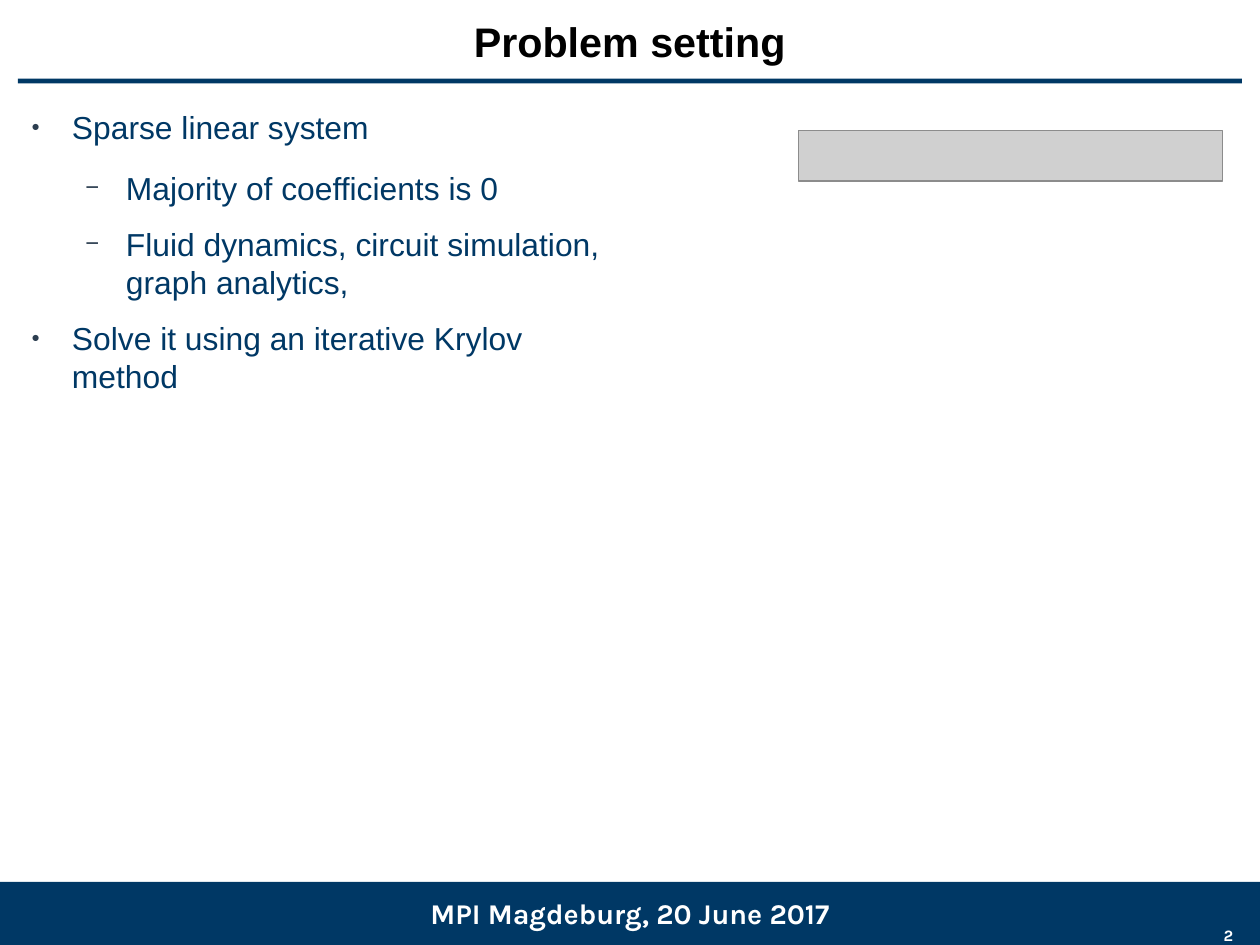
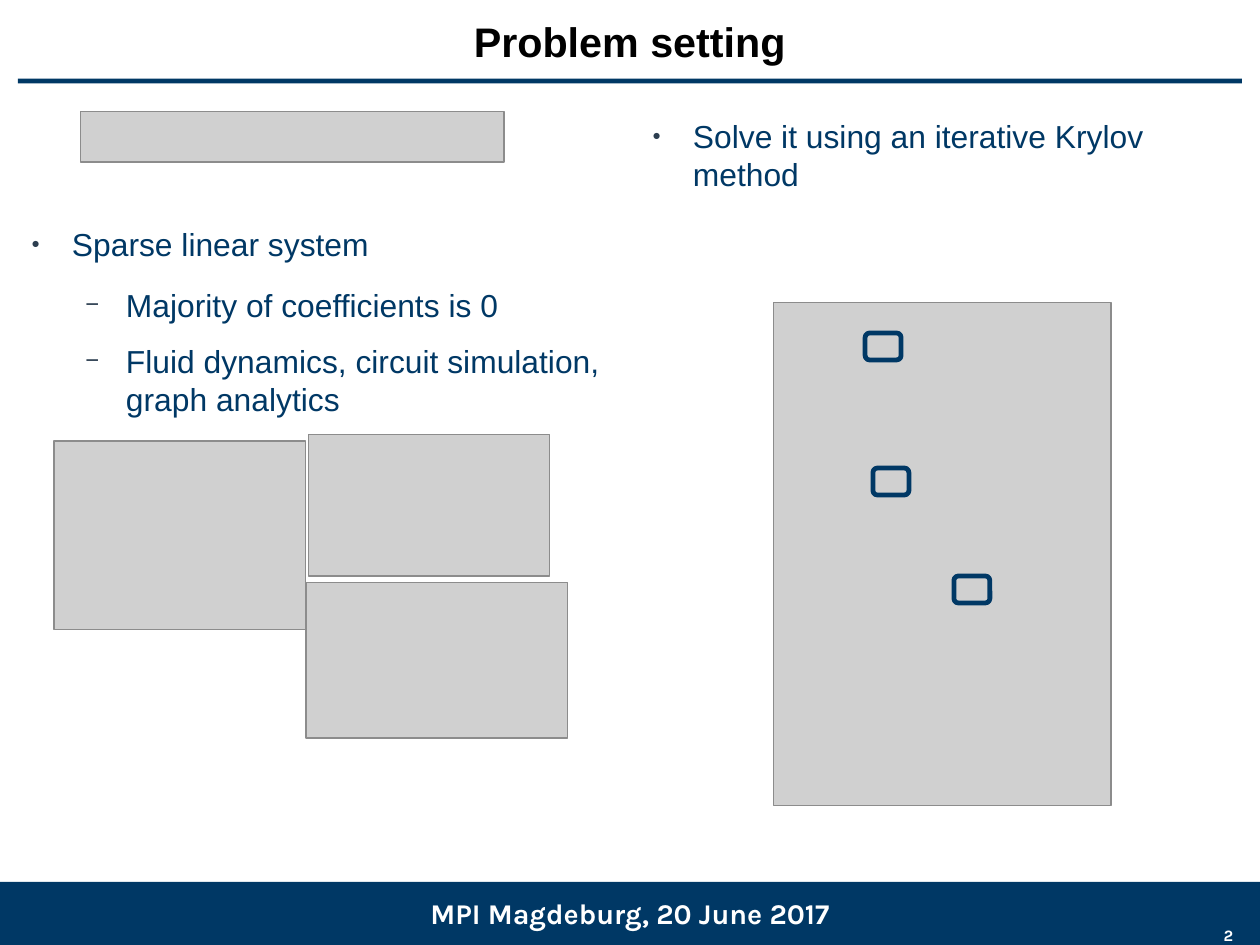
Before and after one commit to gflegar/talks, a slide deck: slide 2 of mpi_magdeburg_2017_06/slides.odp. Drawn at 1260x945 pixels with LibreOffice and Linux fonts; fonts in the diff are those of the drawing; grey boxes stand for pictures; background and template pictures are left out. Boxes give left, top, right and bottom in pixels: in the first picture for what was removed or moved away, otherwise in the second. Text is boxed around its words. In the diff, an @@ line names an element or a change of style, - is before the commit and + after.

Commit message:
Finish text for MPI

```diff
--- a/mpi_magdeburg_2017_06/slides.odp
+++ b/mpi_magdeburg_2017_06/slides.odp
@@ picture: place and size @@
-picture at (799,130,1223,181)
+picture at (80,112,504,162)
@@ text added at (693,125,1143,187), 20 pt, text #003865 @@
+● Solve it using an iterative Krylov method
@@ text "Sparse linear system": place and size @@
-text "Sparse linear system" at (72,116,599,389)
+text "Sparse linear system" at (72,233,599,417)
@@ picture added at (774,303,1111,806) @@
@@ text at (126,350,599,417): text changed @@
-  − Fluid dynamics, circuit simulation, graph analytics,
-● Solve it using an iterative Krylov method
+  − Fluid dynamics, circuit simulation, graph analytics
@@ rounded rectangle added at (866,333,901,360), outline #003865 3 pt @@
@@ picture added at (54,441,305,630) @@
@@ picture added at (309,434,550,576) @@
@@ rounded rectangle added at (874,468,909,495), outline #003865 3 pt @@
@@ picture added at (306,582,568,737) @@
@@ rounded rectangle added at (955,576,990,604), outline #003865 3 pt @@
```
Also in this commit, not shown: 13 other slides changed, 3 slides added, 2 slides removed.
